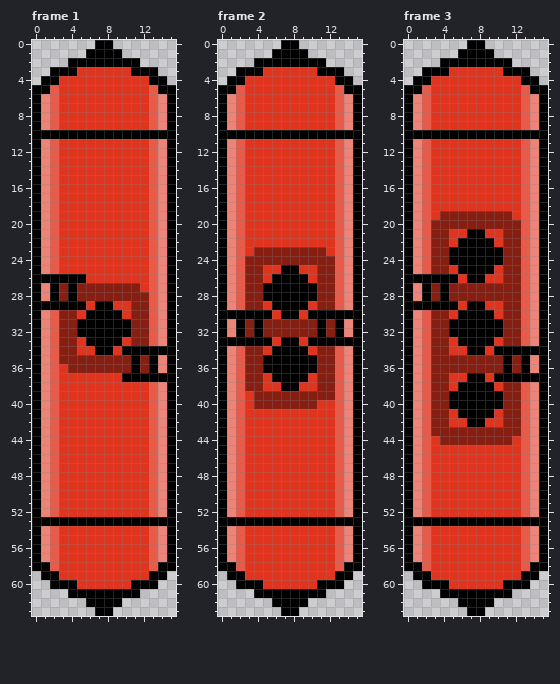
Pixel-art file, stored at Res/Aseprite/Cars/TankCarRed.aseprite. The picture above was drawn from the file before the commit.
16x64 pixels, 3 frames. Shown: frame 1, frame 2, frame 3.
Now the later version:
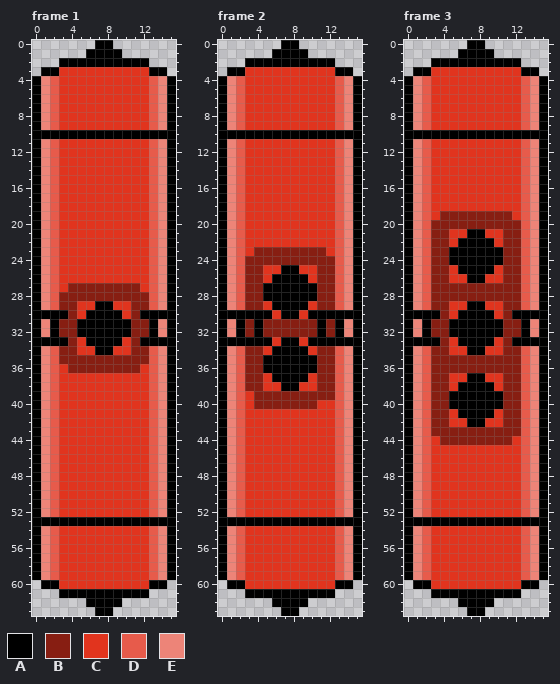
Palette (. is transparent): A #000000  B #871e12  C #e1341e  D #e75b4b  E #ed8478
The edit:
--- frame 1, layers "Details", "Colors", "Platform"
@@ x 0..15 @@
  1 ......AAAA......
- 2 ....AAAAAAAA....
- 3 ..AAACCCCCCAAA..
- 4 .AACCCCCCCCCCAA.
- 5 AADCCCCCCCCCCDAA
+ 2 ...AAAAAAAAAA...
+ 3 .AACCCCCCCCCCAA.
+ 4 AEDCCCCCCCCCCDEA
+ 5 AEDCCCCCCCCCCDEA
  6 AEDCCCCCCCCCCDEA
@@ x 0..15 @@
 25 AEDCCCCCCCCCCDEA
-26 AAAAAACCCCCCCDEA
-27 AEABABBBBBBBCDEA
-28 AEABABBBBBBBBDEA
-29 AAAAAACAACCBBDEA
-30 AEDBBCAAAACBBDEA
-31 AEDBBAAAAAABBDEA
-32 AEDBBAAAAAABBDEA
-33 AEDBBCAAAACBBDEA
-34 AEDBBCCAACAAAAAA
-35 AEDBBBBBBBBABAEA
-36 AEDCBBBBBBBABAEA
-37 AEDCCCCCCCAAAAAA
+26 AEDCCCCCCCCCCDEA
+27 AEDCBBBBBBBBCDEA
+28 AEDBBBBBBBBBBDEA
+29 AEDBBCCAACCBBDEA
+30 AAAABCAAAACBAAAA
+31 AEABBAAAAAABBAEA
+32 AEABBAAAAAABBAEA
+33 AAAABCAAAACBAAAA
+34 AEDBBCCAACCBBDEA
+35 AEDBBBBBBBBBBDEA
+36 AEDCBBBBBBBBCDEA
+37 AEDCCCCCCCCCCDEA
 38 AEDCCCCCCCCCCDEA
@@ x 0..15 @@
 57 AEDCCCCCCCCCCDEA
-58 AADCCCCCCCCCCDAA
-59 .AACCCCCCCCCCAA.
-60 ..AAACCCCCCAAA..
-61 ....AAAAAAAA....
+58 AEDCCCCCCCCCCDEA
+59 AEDCCCCCCCCCCDEA
+60 .AACCCCCCCCCCAA.
+61 ...AAAAAAAAAA...
 62 ......AAAA......
--- frame 2, layers "Colors", "Platform"
@@ x 0..15 @@
  1 ......AAAA......
- 2 ....AAAAAAAA....
- 3 ..AAACCCCCCAAA..
- 4 .AACCCCCCCCCCAA.
- 5 AADCCCCCCCCCCDAA
+ 2 ...AAAAAAAAAA...
+ 3 .AACCCCCCCCCCAA.
+ 4 AEDCCCCCCCCCCDEA
+ 5 AEDCCCCCCCCCCDEA
  6 AEDCCCCCCCCCCDEA
@@ x 0..15 @@
 57 AEDCCCCCCCCCCDEA
-58 AADCCCCCCCCCCDAA
-59 .AACCCCCCCCCCAA.
-60 ..AAACCCCCCAAA..
-61 ....AAAAAAAA....
+58 AEDCCCCCCCCCCDEA
+59 AEDCCCCCCCCCCDEA
+60 .AACCCCCCCCCCAA.
+61 ...AAAAAAAAAA...
 62 ......AAAA......
--- frame 3, layers "Details", "Colors", "Platform"
@@ x 0..15 @@
  1 ......AAAA......
- 2 ....AAAAAAAA....
- 3 ..AAACCCCCCAAA..
- 4 .AACCCCCCCCCCAA.
- 5 AADCCCCCCCCCCDAA
+ 2 ...AAAAAAAAAA...
+ 3 .AACCCCCCCCCCAA.
+ 4 AEDCCCCCCCCCCDEA
+ 5 AEDCCCCCCCCCCDEA
  6 AEDCCCCCCCCCCDEA
@@ x 0..15 @@
 25 AEDBBCAAAACBBDEA
-26 AAAAAACAACCBBDEA
-27 AEABABBBBBBBBDEA
-28 AEABABBBBBBBBDEA
-29 AAAAAACAACCBBDEA
-30 AEDBBCAAAACBBDEA
-31 AEDBBAAAAAABBDEA
-32 AEDBBAAAAAABBDEA
-33 AEDBBCAAAACBBDEA
-34 AEDBBCCAACAAAAAA
-35 AEDBBBBBBBBABAEA
-36 AEDBBBBBBBBABAEA
-37 AEDBBCCAACAAAAAA
+26 AEDBBCCAACCBBDEA
+27 AEDBBBBBBBBBBDEA
+28 AEDBBBBBBBBBBDEA
+29 AEDBBCCAACCBBDEA
+30 AAAABCAAAACBAAAA
+31 AEABBAAAAAABBAEA
+32 AEABBAAAAAABBAEA
+33 AAAABCAAAACBAAAA
+34 AEDBBCCAACCBBDEA
+35 AEDBBBBBBBBBBDEA
+36 AEDBBBBBBBBBBDEA
+37 AEDBBCCAACCBBDEA
 38 AEDBBCAAAACBBDEA
@@ x 0..15 @@
 57 AEDCCCCCCCCCCDEA
-58 AADCCCCCCCCCCDAA
-59 .AACCCCCCCCCCAA.
-60 ..AAACCCCCCAAA..
-61 ....AAAAAAAA....
+58 AEDCCCCCCCCCCDEA
+59 AEDCCCCCCCCCCDEA
+60 .AACCCCCCCCCCAA.
+61 ...AAAAAAAAAA...
 62 ......AAAA......
